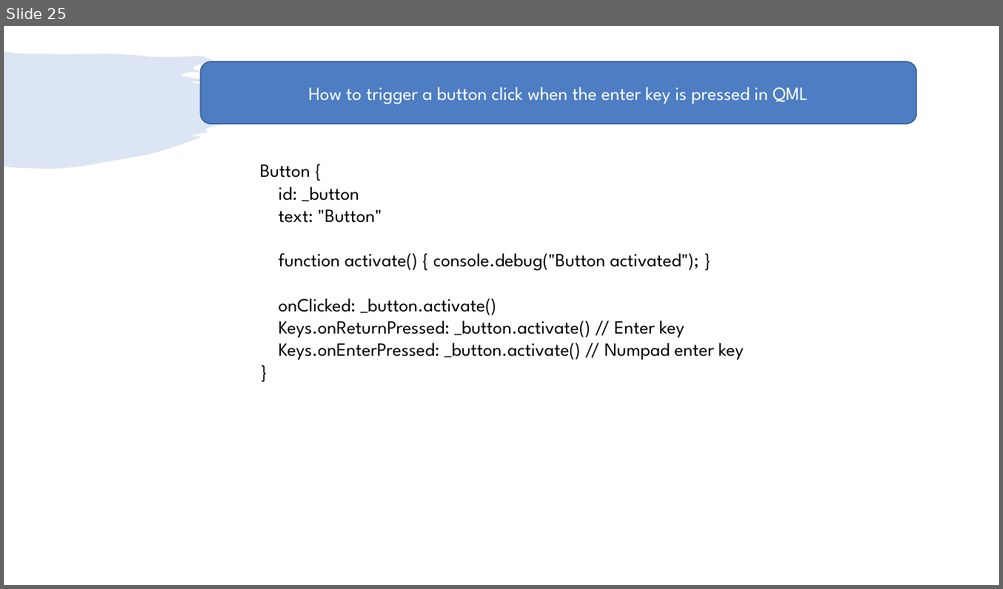
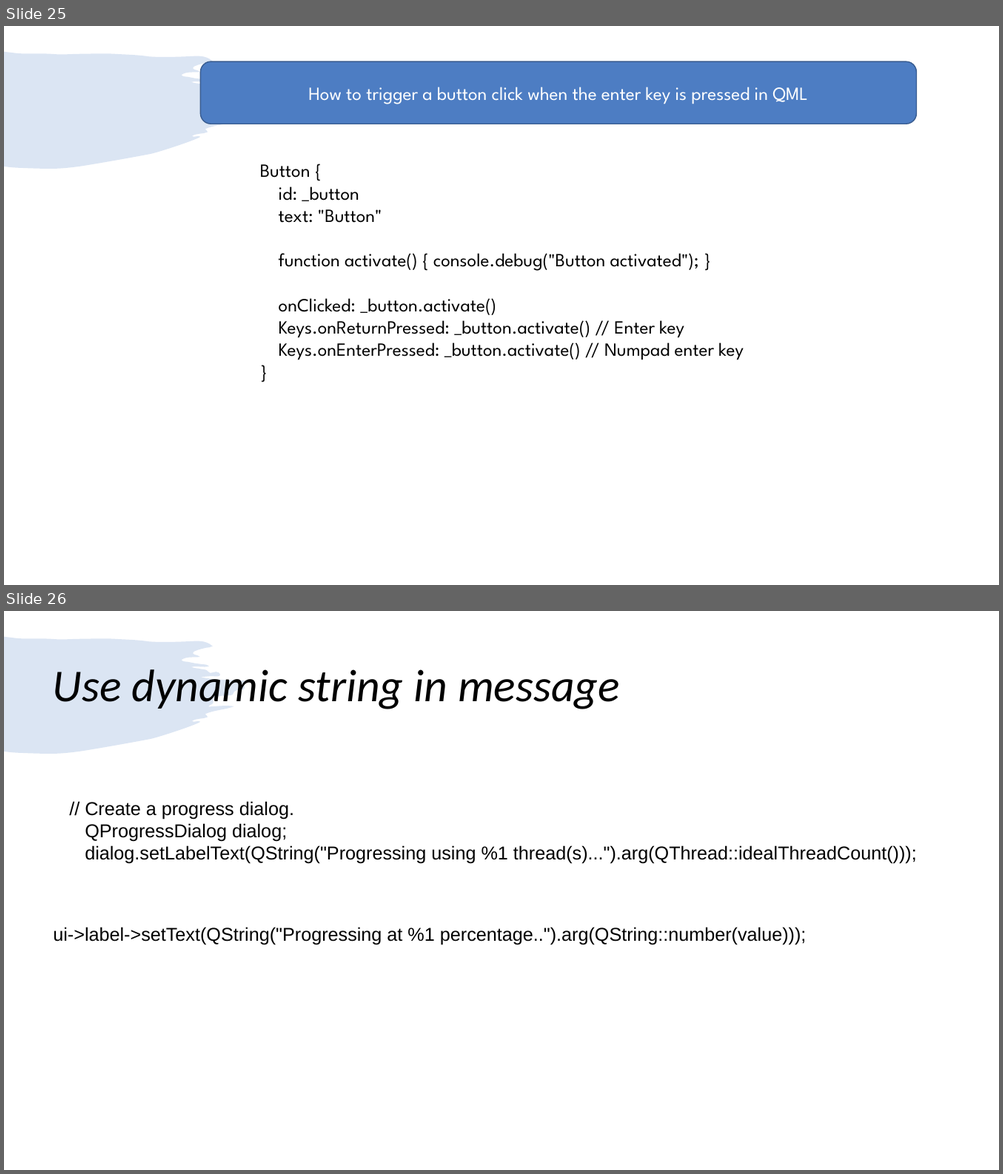
Before and after one commit to girishlande/QtProjects, a slide deck: learnings.pptx. Shown one above the other, each under a label of ours: slide 25 before the commit, slides 25 and 26 after it. The pictures are 1003x589 and 1003x1174 pixels, drawn with LibreOffice and Linux fonts; fonts in the diff are those of the drawing. Boxes give left, top, right and bottom in pixels: in the first picture for what was removed or moved away, otherwise in the second. Text is boxed around its words. In the diff, an @@ line names an element or a change of style, - is before the commit and + after.

```diff
--- a/learnings.pptx
+++ b/learnings.pptx
@@ slide 26 added at (4,611,999,1170), background #FFFFFF; not listed: 1 template element that a slide beside it also shows @@
@@ text added at (53,669,620,709), 44 pt, text #000000, italic @@
+Use dynamic string in message
@@ text added at (85,801,916,864), 18 pt, text #000000 @@
+// Create a progress dialog.
+QProgressDialog dialog;
+dialog.setLabelText(QString("Progressing using %1 thread(s)...").arg(QThread::idealThreadCount()));
@@ text added at (53,927,806,945), 18 pt, text #000000 @@
+ui->label->setText(QString("Progressing at %1 percentage..").arg(QString::number(value)));
```
Also in this commit, not shown: 1 slide changed, 3 other slides added, 4 slides removed, 1 other file.
